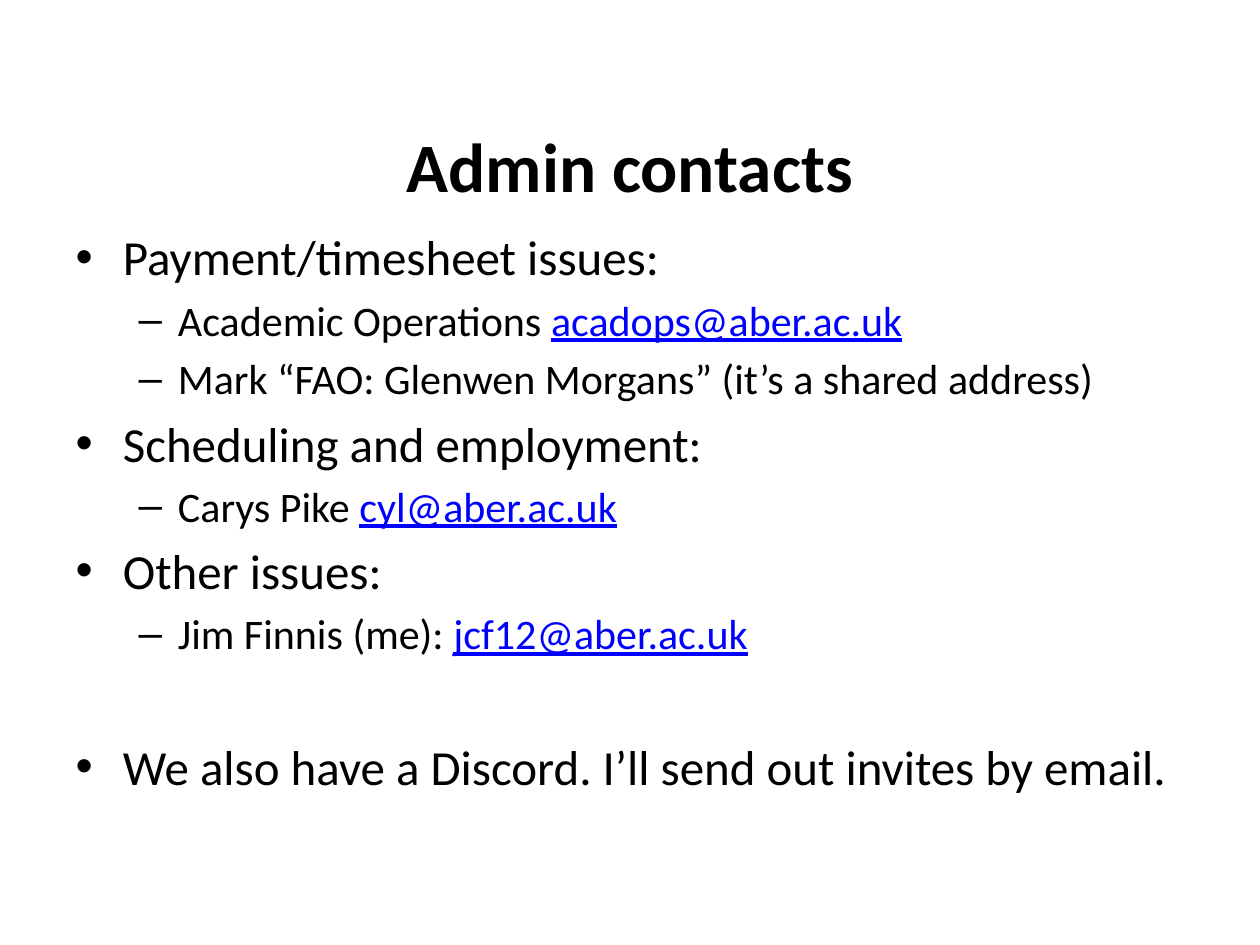
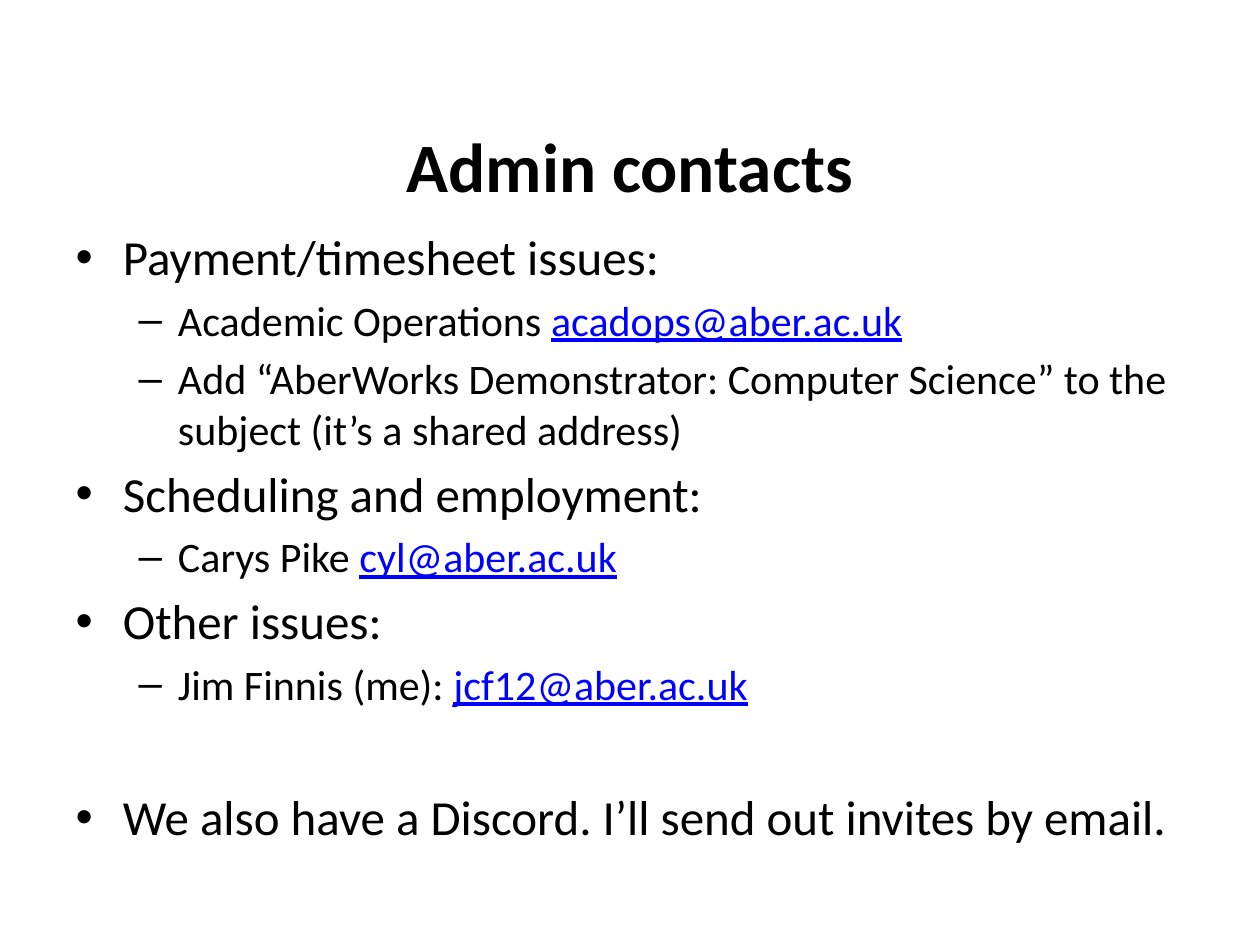
Before and after one commit to jimfinnis/jcf12, a slide deck: slide 18 of static/downloads/dem.pptx. Drawn at 1260x945 pixels with LibreOffice and Linux fonts; fonts in the diff are those of the drawing; background and template pictures are left out. Boxes give left, top, right and bottom in pixels: in the first picture for what was removed or moved away, otherwise in the second. Text is boxed around its words. In the diff, an @@ line names an element or a change of style, - is before the commit and + after.

Commit message:
AberLED and demonstrator changes

```diff
--- a/static/downloads/dem.pptx
+++ b/static/downloads/dem.pptx
@@ text at (x1=178, y1=364, x2=1166, y2=453): text changed @@
-  – Mark “FAO: Glenwen Morgans” (it’s a shared address)
+  – Add “AberWorks Demonstrator: Computer Science” to the subject (it’s a shared address)
```
Also in this commit, not shown: 1 other slide changed, 22 other files.
